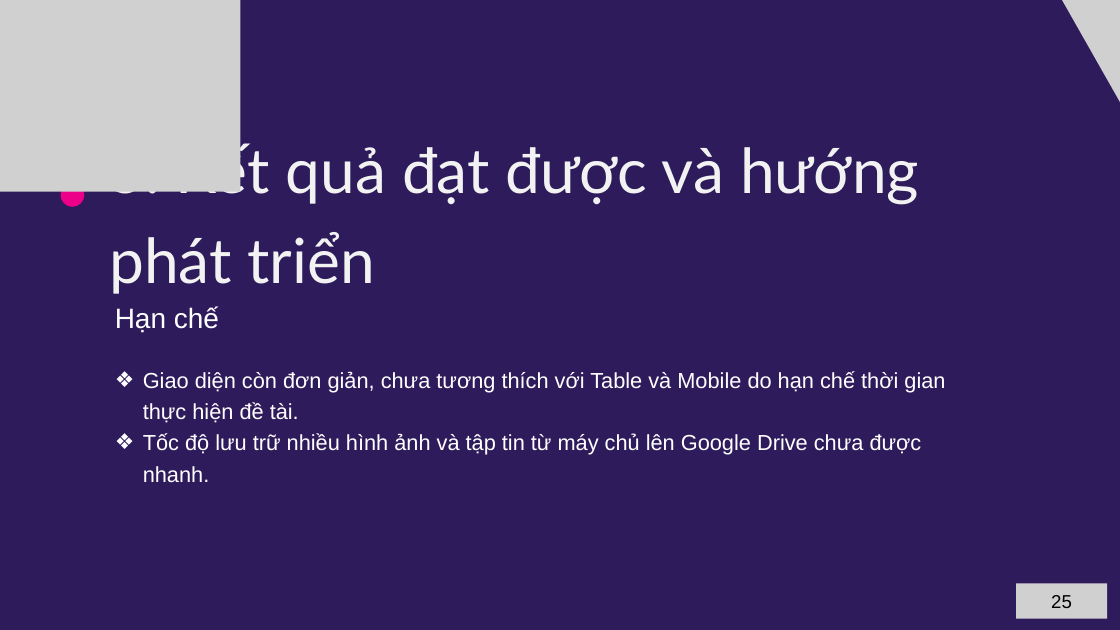
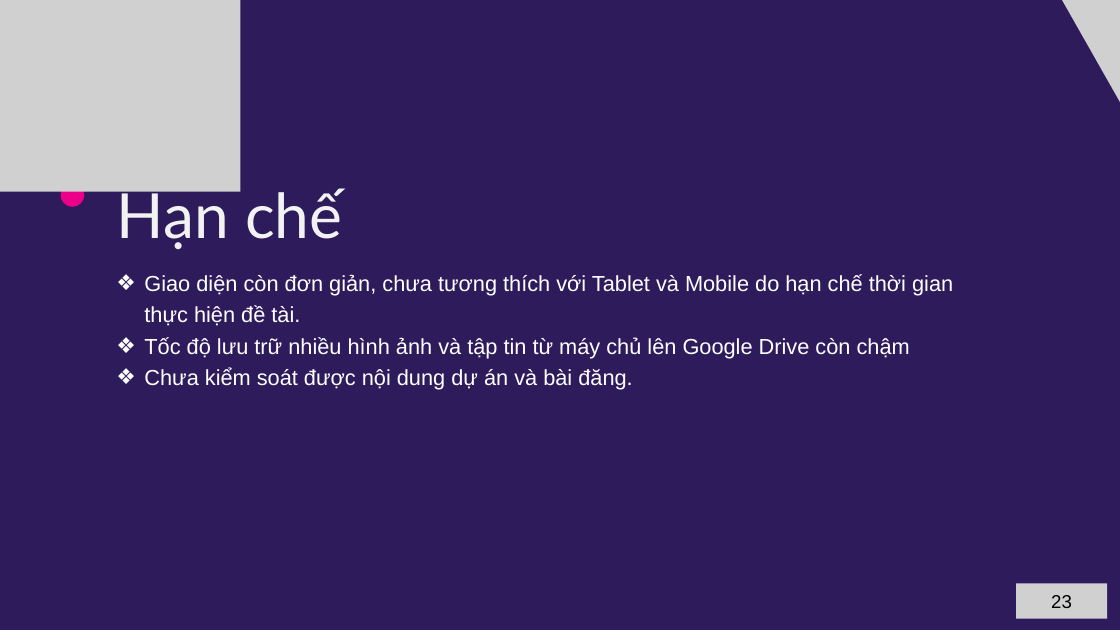
Before and after one commit to B2012257/lvtn_indieGameForum, a slide deck: slide 27 of docs/gameIndiePPT.pptx (slide 25 before the commit). Drawn at 1120x630 pixels with LibreOffice and Linux fonts; fonts in the diff are those of the drawing; grey boxes stand for pictures. Boxes give left, top, right and bottom in pixels: in the first picture for what was removed or moved away, otherwise in the second. Text is boxed around its words. In the diff, an @@ line names an element or a change of style, - is before the commit and + after.

```diff
--- a/docs/gameIndiePPT.pptx
+++ b/docs/gameIndiePPT.pptx
@@ text removed at (x1=109, y1=139, x2=919, y2=294) @@
-5. Kết quả đạt được và hướng phát triển
@@ text "Hạn chế" moved from (x1=115, y1=306, x2=219, y2=333) to (x1=117, y1=184, x2=342, y2=249) @@
@@ text "Hạn chế" at (x1=117, y1=184, x2=342, y2=249): size 36 to 80 pt, font Arial to Lato, text colour #FFFFFF to #F2F2F2; line spacing 1 to 1.2 @@
@@ text at (x1=144, y1=274, x2=953, y2=390): text changed @@
-❖ Giao diện còn đơn giản, chưa tương thích với Table và Mobile do hạn chế thời gian thực hiện đề tài.
-❖ Tốc độ lưu trữ nhiều hình ảnh và tập tin từ máy chủ lên Google Drive chưa được nhanh.
+❖ Giao diện còn đơn giản, chưa tương thích với Tablet và Mobile do hạn chế thời gian thực hiện đề tài.
+❖ Tốc độ lưu trữ nhiều hình ảnh và tập tin từ máy chủ lên Google Drive còn chậm
+❖ Chưa kiểm soát được nội dung dự án và bài đăng.
@@ text at (x1=1051, y1=595, x2=1072, y2=608): text changed @@
-25
+23
```
Also in this commit, not shown: 22 other slides changed, 2 slides added, 32 other files.
